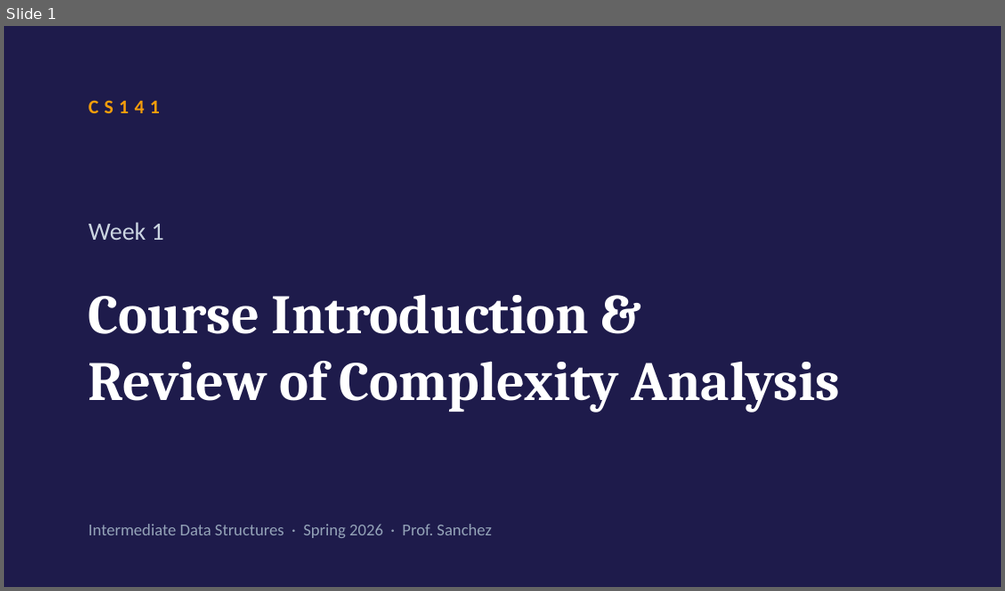
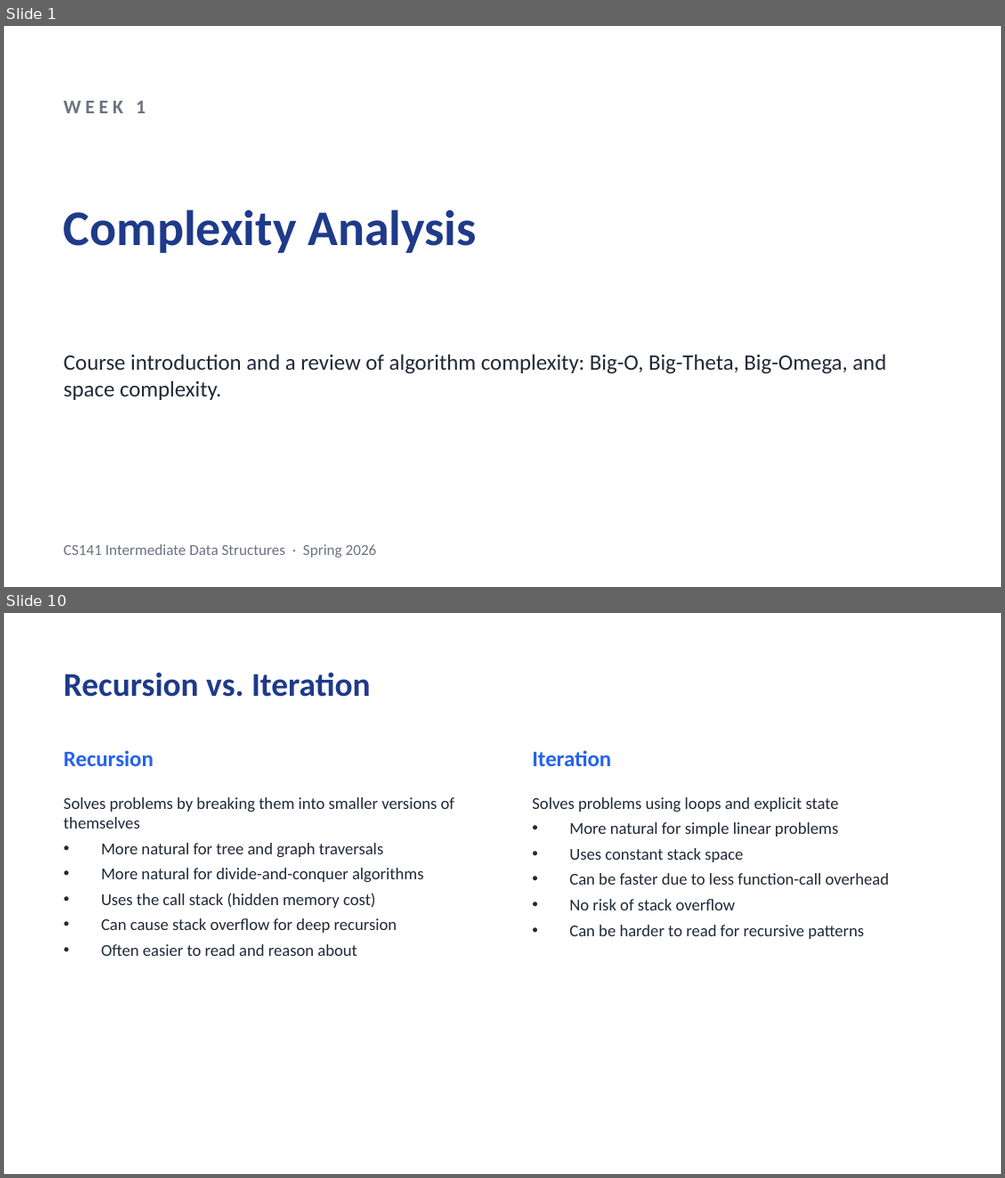
Before and after one commit to anishkancherla/stitch, a slide deck: samples/lectures/Week1_ComplexityAnalysis.pptx. Shown one above the other, each under a label of ours: slide 1 before the commit, slides 1 and 10 after it; the slides between them are not shown. The pictures are 1005x591 and 1005x1178 pixels, drawn with LibreOffice and Linux fonts; fonts in the diff are those of the drawing. Boxes give left, top, right and bottom in pixels: in the first picture for what was removed or moved away, otherwise in the second. Text is boxed around its words. In the diff, an @@ line names an element or a change of style, - is before the commit and + after.

```diff
--- a/samples/lectures/Week1_ComplexityAnalysis.pptx
+++ b/samples/lectures/Week1_ComplexityAnalysis.pptx
@@ slide 10 added at <box>4,613,1001,1174</box>, background #FFFFFF @@
@@ text added at <box>64,672,371,697</box>, 24 pt, text #1E3A8A, bold @@
+Recursion vs. Iteration
@@ text added at <box>64,750,154,766</box>, 16 pt, text #2563EB, bold @@
+Recursion
@@ text added at <box>532,750,611,766</box>, 16 pt, text #2563EB, bold @@
+Iteration
@@ text added at <box>64,797,455,956</box>, 12 pt, text #1F2937 @@
+Solves problems by breaking them into smaller versions of themselves
+• More natural for tree and graph traversals
+• More natural for divide-and-conquer algorithms
+• Uses the call stack (hidden memory cost)
+• Can cause stack overflow for deep recursion
+• Often easier to read and reason about
@@ text added at <box>532,797,890,939</box>, 12 pt, text #1F2937 @@
+Solves problems using loops and explicit state
+• More natural for simple linear problems
+• Uses constant stack space
+• Can be faster due to less function-call overhead
+• No risk of stack overflow
+• Can be harder to read for recursive patterns
@@ slide 1 changed as well @@
@@ background #1E1B4B to #FFFFFF @@
@@ text at <box>64,101,146,113</box>: text changed; size 18 to 14 pt; text colour #CBD5E1 to #6B7280; bold on @@
-Week 1
+WEEK 1
@@ text removed at <box>89,100,160,113</box> @@
-CS141
@@ text added at <box>64,209,477,253</box>, 36 pt, text #1E3A8A, bold @@
+Complexity Analysis
@@ text at <box>64,354,886,400</box>: text changed; size 40 to 16 pt; font Cambria to Calibri; text colour #FFFFFF to #1F2937; bold off @@
-Course Introduction &
-Review of Complexity Analysis
+Course introduction and a review of algorithm complexity: Big-O, Big-Theta, Big-Omega, and space complexity.
@@ text at <box>64,544,377,557</box>: text changed; size 12 to 11 pt; text colour #94A3B8 to #6B7280 @@
-Intermediate Data Structures · Spring 2026 · Prof. Sanchez
+CS141 Intermediate Data Structures · Spring 2026
```
Also in this commit, not shown: 1 other slide changed, 27 other slides added, 10 slides removed, 26 other files.
